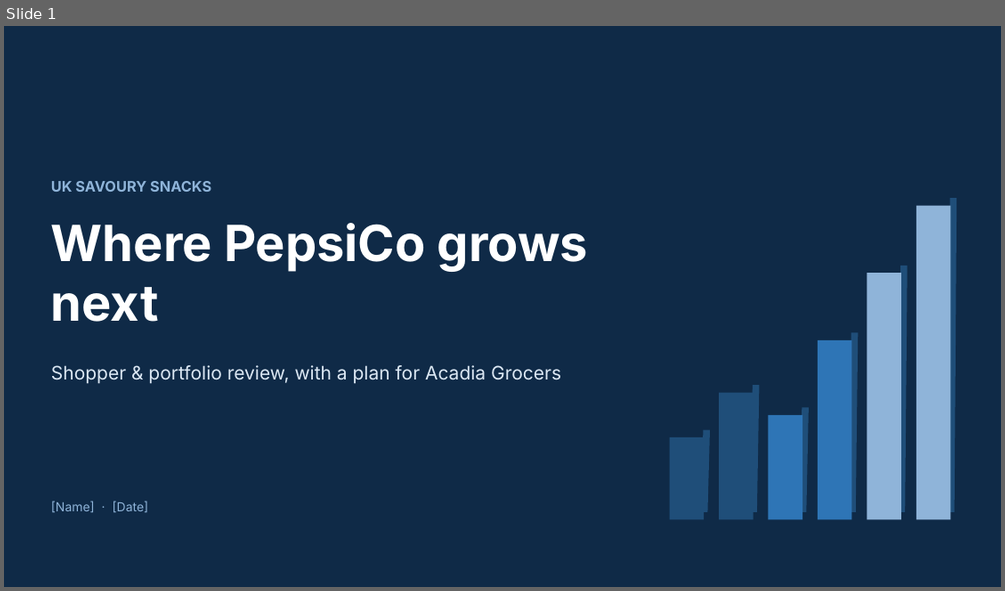
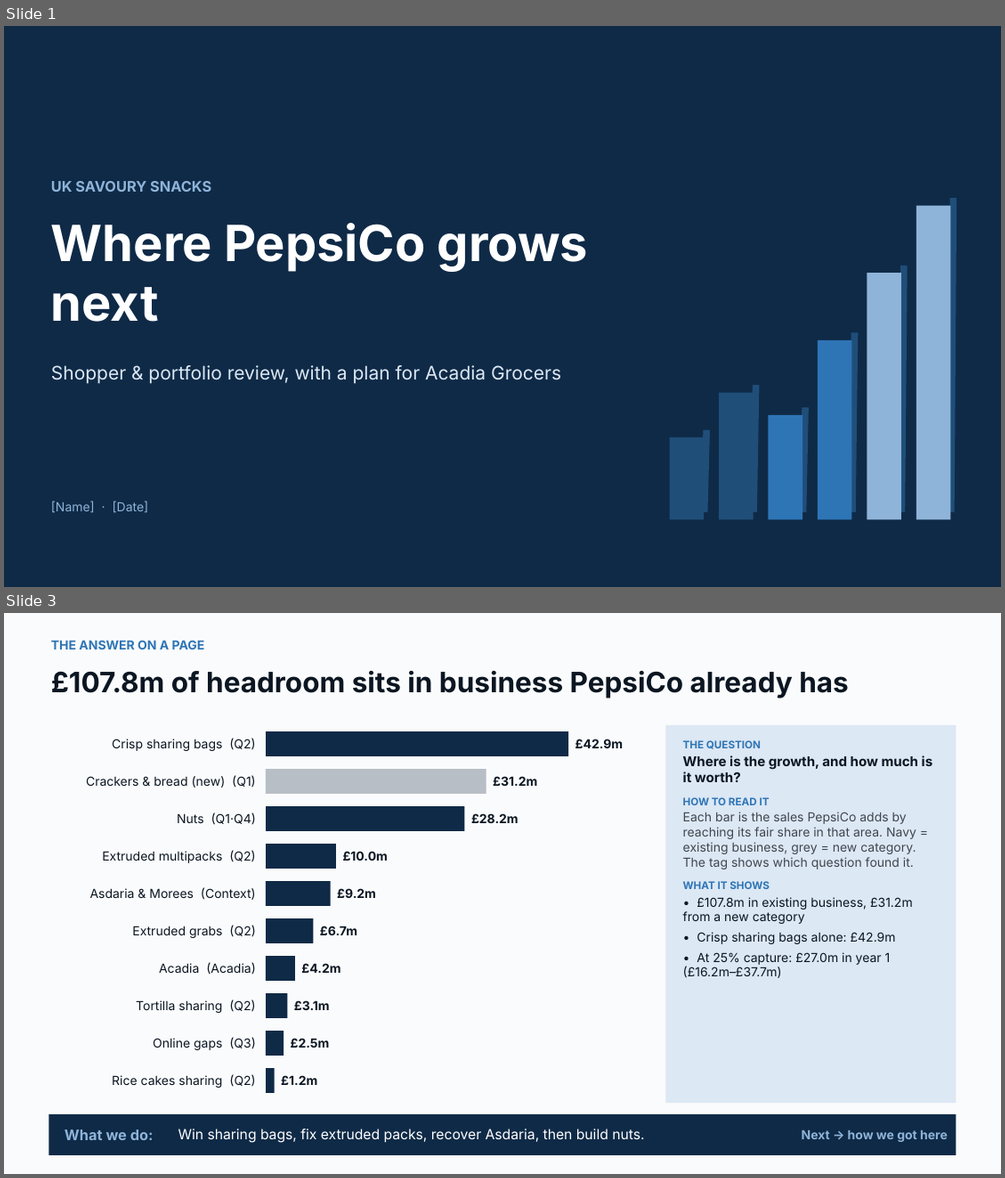
Before and after one commit to harshjunekumar/test-sample, a slide deck: pepsico_savoury_case/UK_Savoury_Growth_Story.pptx. Shown one above the other, each under a label of ours: slide 1 before the commit, slides 1 and 3 after it; the slides between them are not shown. The pictures are 1005x591 and 1005x1178 pixels, drawn with LibreOffice and Linux fonts; fonts in the diff are those of the drawing. Boxes give left, top, right and bottom in pixels: in the first picture for what was removed or moved away, otherwise in the second. Text is boxed around its words. In the diff, an @@ line names an element or a change of style, - is before the commit and + after.

```diff
--- a/pepsico_savoury_case/UK_Savoury_Growth_Story.pptx
+++ b/pepsico_savoury_case/UK_Savoury_Growth_Story.pptx
@@ slide 3 added at [4,613,1001,1174], background #FFFFFF @@
@@ rectangle added at [4,613,1001,1174], fill #FAFBFC @@
@@ text added at [51,640,205,649], 12 pt, text #2E75B6, bold @@
+THE ANSWER ON A PAGE
@@ text added at [51,671,849,698], 27 pt, text #0B1622, bold @@
+£107.8m of headroom sits in business PepsiCo already has
@@ rectangle added at [666,725,956,1103], fill #DCE8F4 @@
@@ text added at [683,740,933,978], 12 pt, text #0B1622 @@
+THE QUESTION
+Where is the growth, and how much is it worth?
+HOW TO READ IT
+Each bar is the sales PepsiCo adds by reaching its fair share in that area. Navy = existing business, grey = new category. The tag shows which question found it.
+WHAT IT SHOWS
+• £107.8m in existing business, £31.2m from a new category
+• Crisp sharing bags alone: £42.9m
+• At 25% capture: £27.0m in year 1 (£16.2m–£37.7m)
@@ group added at [86,731,623,1093]: 20 texts, 10 rectangles @@
+Crisp sharing bags (Q2)
+£42.9m
+Crackers & bread (new) (Q1)
+£31.2m
+Nuts (Q1·Q4)
+£28.2m
+Extruded multipacks (Q2)
+£10.0m
+Asdaria & Morees (Context)
+£9.2m
+Extruded grabs (Q2)
+£6.7m
+Acadia (Acadia)
+£4.2m
+Tortilla sharing (Q2)
+£3.1m
+Online gaps (Q3)
+£2.5m
+Rice cakes sharing (Q2)
+£1.2m
@@ rectangle added at [48,1114,956,1155], fill #0F2A47 @@
@@ text added at [65,1129,154,1140], 14 pt, text #8FB4D9, bold @@
+What we do:
@@ text added at [178,1128,644,1143], 13.5 pt, text #FFFFFF @@
+Win sharing bags, fix extruded packs, recover Asdaria, then build nuts.
@@ text added at [801,1130,947,1142], 12 pt, text #8FB4D9, bold @@
+Next → how we got here
```
Also in this commit, not shown: 9 slides changed, 3 other slides added, 3 slides removed, 1 other file.
